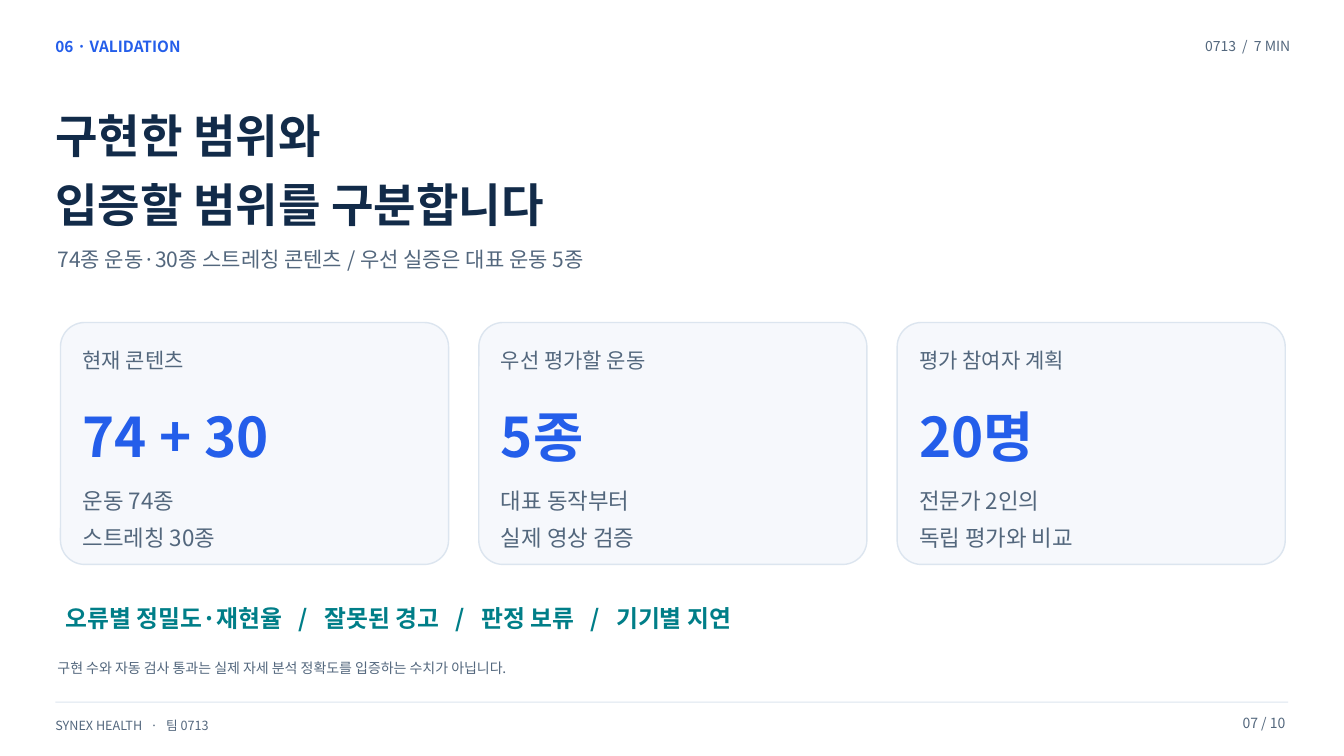
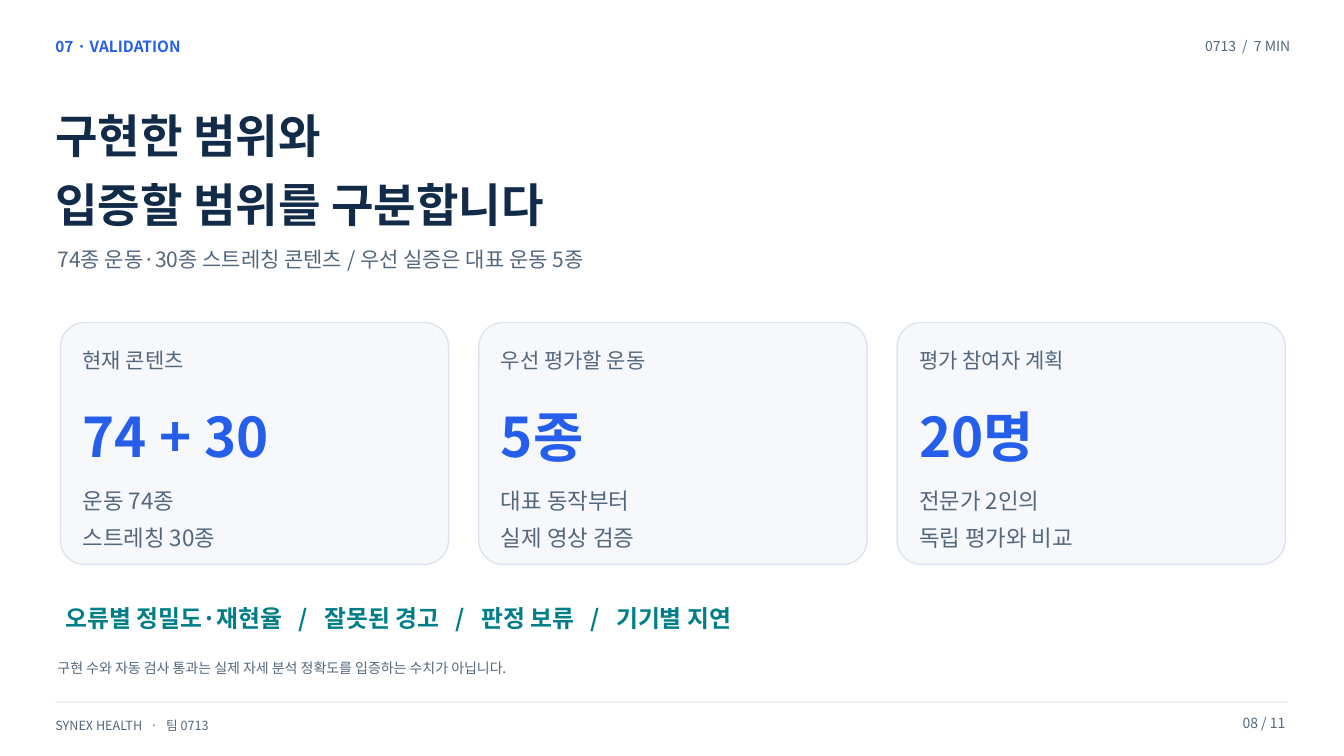
Before and after one commit to hundol047/Synex-Health, a slide deck: slide 8 of docs/pitch-0713/files/Synex_0713_7min.pptx (slide 7 before the commit). Drawn at 1344x756 pixels with LibreOffice and Linux fonts; fonts in the diff are those of the drawing. Boxes give left, top, right and bottom in pixels: in the first picture for what was removed or moved away, otherwise in the second. Text is boxed around its words. In the diff, an @@ line names an element or a change of style, - is before the commit and + after.

```diff
--- a/docs/pitch-0713/files/Synex_0713_7min.pptx
+++ b/docs/pitch-0713/files/Synex_0713_7min.pptx
@@ text at box(55, 40, 181, 52): text changed @@
-06 · VALIDATION
+07 · VALIDATION
@@ text at box(1243, 717, 1286, 728): text changed @@
-07 / 10
+08 / 11
```
Also in this commit, not shown: 9 other slides changed, 1 slide added, 13 other files.
